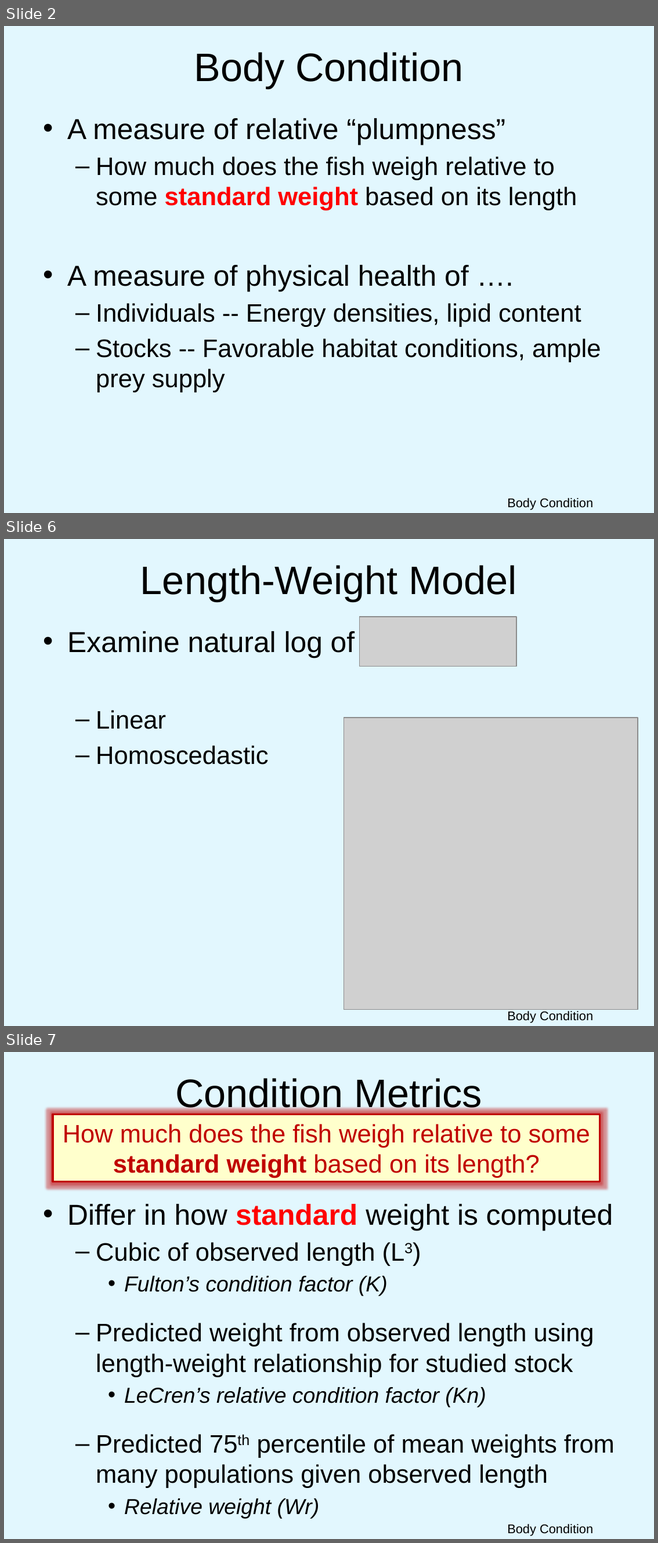
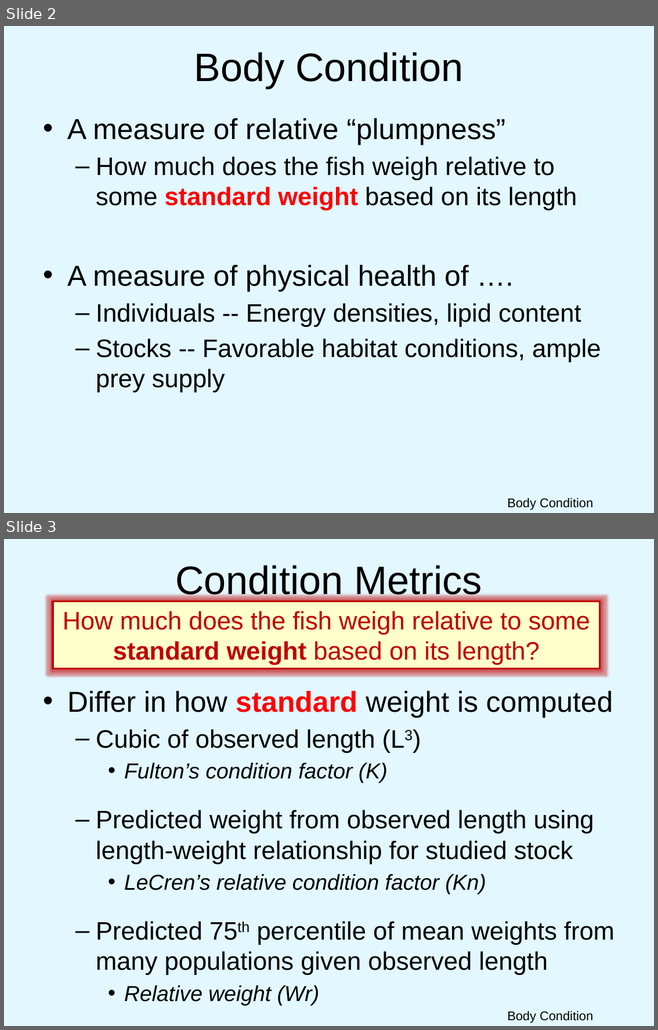
Before and after one commit to droglenc/NCNRS349, a slide deck: modules/Condition/PPT.pptx. Shown one above the other, each under a label of ours: slides 2, 6 and 7 before the commit, slides 2 and 3 after it; the slides between them are not shown. The pictures are 658x1543 and 658x1030 pixels, drawn with LibreOffice and Linux fonts; fonts in the diff are those of the drawing; grey boxes stand for pictures; background and template pictures are left out. Boxes give left, top, right and bottom in pixels: in the first picture for what was removed or moved away, otherwise in the second. Text is boxed around its words. In the diff, an @@ line names an element or a change of style, - is before the commit and + after.

Commit message:
Fixed W-L and Condition PPTs

```diff
--- a/modules/Condition/PPT.pptx
+++ b/modules/Condition/PPT.pptx
@@ slide 6 removed at (x1=4, y1=539, x2=654, y2=1026), background picture (left out) @@
@@ title removed at (x1=140, y1=565, x2=517, y2=602) @@
-Length-Weight Model
@@ picture removed at (x1=360, y1=617, x2=517, y2=667) @@
@@ text removed at (x1=67, y1=631, x2=354, y2=765) @@
-• Examine natural log of
-  – Linear
-  – Homoscedastic
@@ picture removed at (x1=344, y1=718, x2=637, y2=1010) @@
@@ text removed at (x1=507, y1=1011, x2=593, y2=1023) @@
-Body Condition
@@ what was slide 7 is now slide 3 @@
```
Also in this commit, not shown: 1 slide changed, 3 other slides removed, 1 other file.
